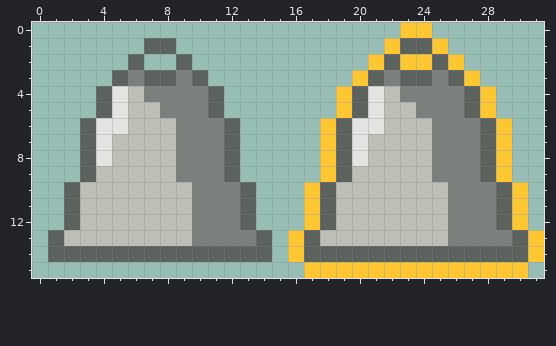
Pixel-art sprite, stored at src/assets/icons/ui-bell.png. Above, as it was before the edit.
The file is 64x32 pixels, drawn in blocks of 2x2; one block is one cell here.
And afterwards:
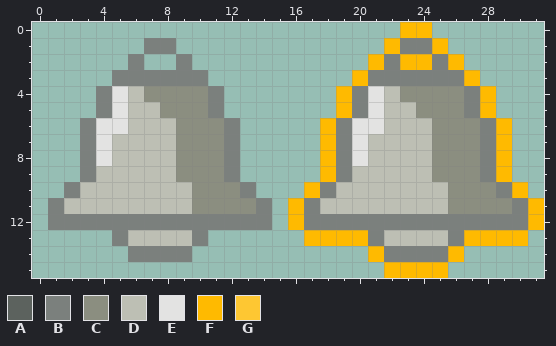
Palette (. is transparent): A #5c625e  B #7b807d  C #8b8e80  D #bdbfb4  E #e3e3e2  F #ffba00  G #fec732
Difference:
Changed rows in their new state; - is an unchanged pixel.
first column x 1:
 0 ----------------------FF-------
 1 ------BB-------------FBBF------
 2 -----B--B-----------FBFFBF-----
 3 ----B-BB-B---------FB-BB-BF----
 4 ---B--CCCCB-------FB--CCCCBF---
 5 ---B---CCCB-------FB---CCCBF---
 6 --B-----CCCB-----FB-----CCCBF--
 7 --B-----CCCB-----FB-----CCCBF--
 8 --B-----CCCB-----FB-----CCCBF--
 9 --B-----CCCB-----FB-----CCCBF--
10 -B-------CCCB---FB-------CCCBF-
11 BD-------CCCCB-FBD-------CCCCBF
12 BBBBBBBBB---BB-FBBBBBBBBB---BBF
13 ....B-----....-.FFFFB-----FFFF.
14 .....BBBB.....-.....FBBBBF.....
15 ----------------.....FFFF.....-
Changed places in both pictures, as pixel boxes (x1, y1, x2, y2):
changed: (48, 22, 544, 278)
